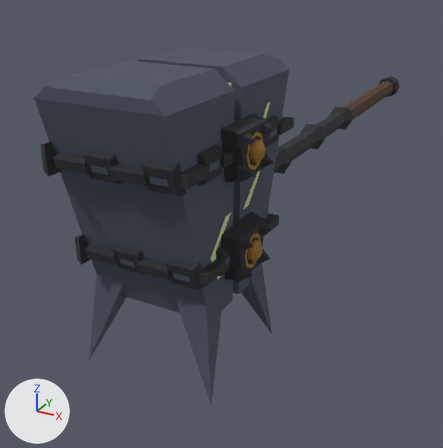
The FBX model client/Assets/Resources/Items/Sealbreaker.fbx: old version first, new version second.
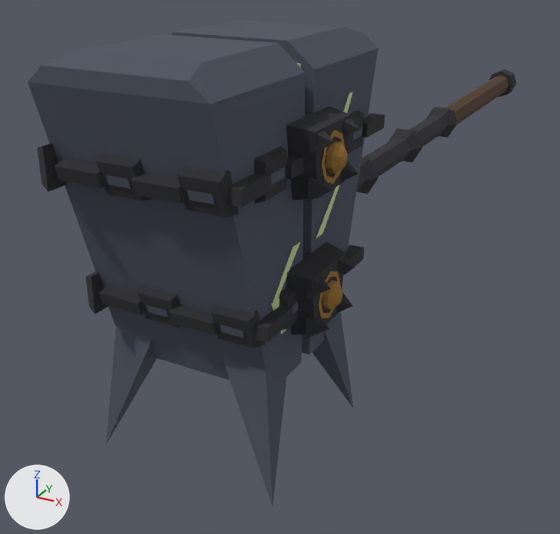
Each version appears first whole from a camera (50 mm lens) standing at (0.534, -1.871, 0.426) and looking at (-0.146, -0.635, -0.192), and next in a close-up from a camera (50 mm lens) standing at (0.495, -1.817, 0.386) and looking at (0.1, -1.098, 0.026). Arrows for +X, +Y and +Z are at lower left; the lights stay in place. The first two pictures are the older version. Where no turn or scale is listed for an object, it has been applied to the vertices. Vertices at exactly the same position are counted once.

Before the edit, the objects in view are built like this:
```python
me_sealbreaker = bpy.data.meshes.new('Sealbreaker')
me_sealbreaker.from_pydata(...)  # 839 vertices, 968 faces; spans x -0.16..0.16, y -1.25..0.36, z -0.26..0.27
# faces by material slot: [90, 672, 34, 20, 152]
me_sealbreaker.materials.append(mat_slate)  # greyish blue #4c5261
me_sealbreaker.materials.append(mat_blackiron)  # dark grey #2e2e33
me_sealbreaker.materials.append(mat_lye)  # green #c7d99e
me_sealbreaker.materials.append(mat_umber)  # brown #523d2e
me_sealbreaker.materials.append(mat_bronze)  # brown #997333
ob_sealbreaker = bpy.data.objects.new('Sealbreaker', me_sealbreaker)
ob_sealbreaker.location = (0.0, 0.0, 0.0)
```
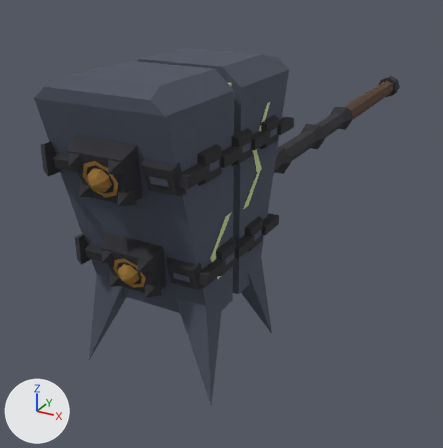
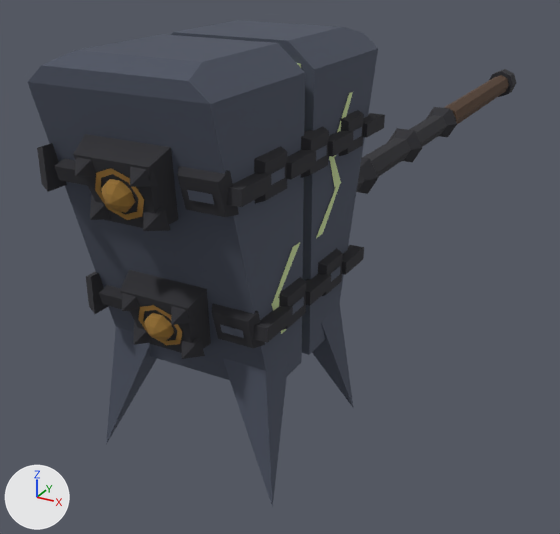
What differs and where, as boxes [x1, y1, x2, y2] in the close-ups (560 x 534 px; the box of a moved part takes in the faces that stretch with it):
part 1 of me_sealbreaker, moved or reshaped (not visible before)
    after: [134, 321, 151, 345]
part 2 of me_sealbreaker, moved or reshaped (not visible before)
    after: [122, 293, 140, 311]
part 3 of me_sealbreaker, moved or reshaped (not visible before)
    after: [181, 338, 205, 359]
part 4 of me_sealbreaker, moved or reshaped (not visible before)
    after: [171, 306, 196, 325]
part 5 of me_sealbreaker, moved or reshaped (not visible before)
    after: [138, 305, 183, 345]
part 6 of me_sealbreaker, added
    after: [316, 145, 327, 161]
part 7 of me_sealbreaker, moved or reshaped (not visible before)
    after: [90, 195, 110, 220]
part 8 of me_sealbreaker, moved or reshaped (not visible before)
    after: [75, 157, 96, 177]
part 9 of me_sealbreaker, moved or reshaped (not visible before)
    after: [101, 179, 135, 213]
part 10 of me_sealbreaker, moved or reshaped (not visible before)
    after: [95, 168, 144, 220]
part 11 of me_sealbreaker, added (brown)
    after: [144, 313, 174, 341]
part 12 of me_sealbreaker, deleted
    before: [96, 118, 361, 335]
part 13 of me_sealbreaker, moved or reshaped
    before: [286, 106, 351, 338]
    after: [73, 127, 331, 353]

Edits to the bpy script that builds the scene:
```text
Change me_sealbreaker:
    used by ob_sealbreaker; location = (0.0, 0.0, 0.0)
    remove me_sealbreaker.from_pydata(...)  # 839 vertices, 968 faces; spans x -0.16..0.16, y -1.25..0.36, z -0.26..0.27
    add me_sealbreaker.from_pydata(...)  # 701 vertices, 820 faces; spans x -0.13..0.13, y -1.27..0.36, z -0.26..0.27
    me_sealbreaker part 1: the loose piece of 5 vertices spanning x -0.16..-0.13, y -1.1..-1.07, z -0.06..-0.03 is multiplied about its middle by the matrix ((0.0, -1.0, 0.0), (0.96, 0.0, -0.281), (0.281, 0.0, 0.96)), then moved by (0.11, -0.11, -0.01)
    me_sealbreaker part 2: the loose piece of 5 vertices spanning x -0.16..-0.13, y -1.1..-1.07, z -0.01..0.02 is multiplied about its middle by the matrix ((0.0, -1.0, 0.0), (0.96, 0.0, -0.281), (0.281, 0.0, 0.96)), then moved by (0.11, -0.13, -0.01)
    me_sealbreaker part 3: the loose piece of 5 vertices spanning x -0.16..-0.13, y -1.03..-1.0, z -0.06..-0.03 is multiplied about its middle by the matrix ((0.0, -1.0, 0.0), (0.96, 0.0, -0.281), (0.281, 0.0, 0.96)), then moved by (0.18, -0.18, -0.01)
    me_sealbreaker part 4: the loose piece of 5 vertices spanning x -0.16..-0.13, y -1.03..-1.0, z -0.01..0.02 is multiplied about its middle by the matrix ((0.0, -1.0, 0.0), (0.96, 0.0, -0.281), (0.281, 0.0, 0.96)), then moved by (0.18, -0.19, -0.01)
    me_sealbreaker part 5: the loose piece of 16 vertices spanning x -0.14, y -1.08..-1.02, z -0.05..0.01 is multiplied about its middle by the matrix ((0.0, -1.0, 0.0), (0.96, 0.0, -0.281), (0.281, 0.0, 0.96)), then moved by (0.14, -0.15, -0.01)
    me_sealbreaker part 6: the loose piece of 4 vertices spanning x 0.12, y -0.95..-0.93, z 0.14..0.16 is copied, and the copy is moved by (0.0, -0.1, 0.0); it spans x 0.12, y -1.06..-1.03, z 0.14..0.16
    me_sealbreaker part 7: the loose piece of 5 vertices spanning x -0.16..-0.13, y -1.1..-1.07, z 0.11..0.14 is multiplied about its middle by the matrix ((0.0, -1.0, 0.0), (0.96, 0.0, -0.281), (0.281, 0.0, 0.96)), then moved by (0.11, -0.16, -0.01)
    me_sealbreaker part 8: the loose piece of 5 vertices spanning x -0.16..-0.13, y -1.1..-1.07, z 0.16..0.19 is multiplied about its middle by the matrix ((0.0, -1.0, 0.0), (0.96, 0.0, -0.281), (0.281, 0.0, 0.96)), then moved by (0.11, -0.18, -0.01)
    me_sealbreaker part 9: the loose piece of 25 vertices spanning x -0.16..-0.14, y -1.07..-1.03, z -0.04..0.0 is multiplied about its middle by the matrix ((0.0, -1.0, 0.0), (0.96, 0.0, -0.281), (0.281, 0.0, 0.96)), then moved by (0.15, -0.21, 0.16)
    me_sealbreaker part 10: the loose piece of 16 vertices spanning x -0.14, y -1.08..-1.02, z 0.12..0.18 is multiplied about its middle by the matrix ((0.0, -1.0, 0.0), (0.96, 0.0, -0.281), (0.281, 0.0, 0.96)), then moved by (0.14, -0.2, -0.01)
    me_sealbreaker part 11: a new loose piece of 25 vertices spanning x -0.02..0.02, y -1.21..-1.19, z -0.05..-0.01, in mat_bronze (brown #997333)
    me_sealbreaker part 12: 17 loose pieces with 177 vertices, spanning x -0.16..0.16, y -1.24..-1.0, z -0.06..0.19, are deleted
    me_sealbreaker part 13: 4 vertices moved within x -0.13..0.13, y -1.07..-1.03, z -0.03..0.16; 48 vertices removed from x -0.16..0.16, y -1.11..-1.0, z -0.06..0.2; 54 vertices added at x -0.13..0.13, y -1.27..-1.01, z -0.07..0.19
    other edits to the shape of me_sealbreaker do not show in these pictures
```
